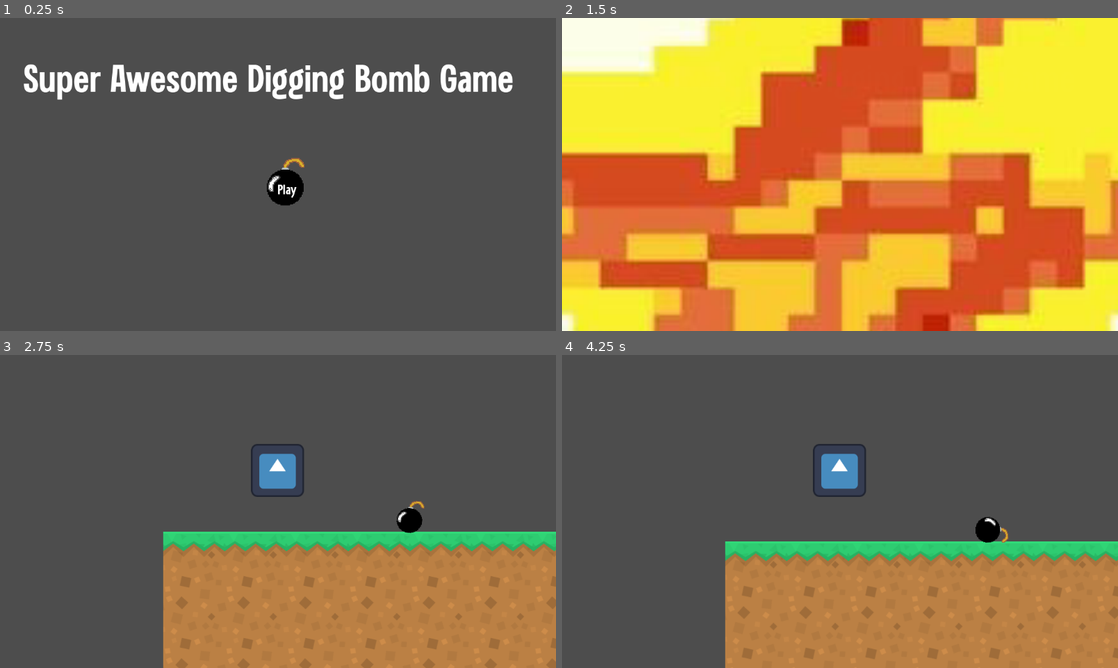
Above: before the commit, frames 1-4 (two rows, left to right).
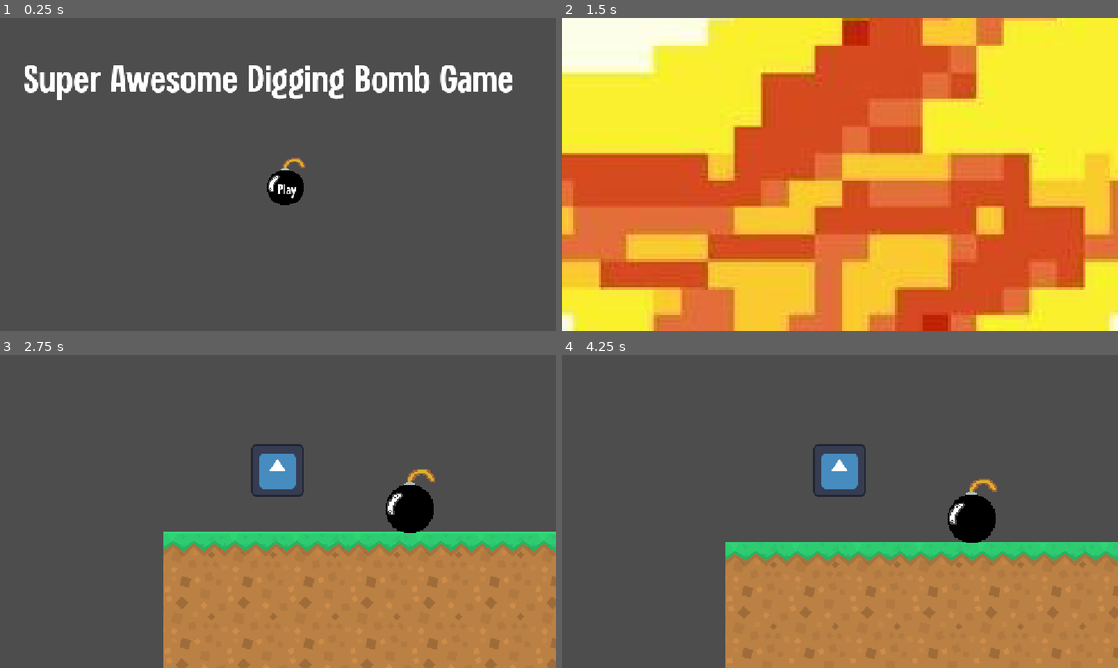
Above: after the commit, the same moments.

Repository: Justiniscoding/Super-Awesome-Game
Game: Godot game, scene res://scenes/Main.tscn
Same seed, same stepped clock (60 frames per second), same inputs: the game is played once before the commit and once after it. The engine's default icon, where the game draws it, is replaced by a stand-in: a white triangle on a blue panel in a dark square.
Inputs:
- Up to frame 1 (0.25 s): no input
- Up to frame 2 (1.5 s): click "Play" at 0.5 s; hold Right (1move_right) from 1.28 s (still down)
- Up to frame 3 (2.75 s): keep holding Right (1move_right); tap Up (1move_up) at 1.52, 2.27 s
- Up to frame 4 (4.25 s): release Right (1move_right) at 2.78 s; hold Left (1move_left) 2.78-3.53 s; hold Right (1move_right) from 3.53 s (still down); tap Up (1move_up) at 3.77 s

The runs differ from the first frame. In frame 1, 1.3% of the frame differs, in the area x 4-93%, y 14-60%; in frame 2, 1.8%, in the area x 0-100%, y 0-100%; in frame 3, 1.1%; in frame 4, 1.5%.

Commit message:
bigger bomb

Diff:
--- a/project.godot
+++ b/project.godot
@@ -21,7 +21,7 @@
 
 [display]
 
-window/stretch/mode="viewport"
+window/stretch/mode="canvas_items"
 
 [input]
 
@@ -56,6 +56,7 @@
 
 [rendering]
 
+textures/canvas_textures/default_texture_filter=0
 rendering_device/driver.windows="d3d12"
 renderer/rendering_method="gl_compatibility"
 renderer/rendering_method.mobile="gl_compatibility"
--- a/scenes/bomb.tscn
+++ b/scenes/bomb.tscn
@@ -12,8 +12,8 @@
 @onready var timer: Timer = $Timer
 @onready var timer_2: Timer = $Timer2
 @onready var collision_shape_2d: CollisionShape2D = $Area2D/CollisionShape2D
-
-var throwVelocity = Vector2(100, -500)
+var exploding = false
+var throwVelocity = Vector2(5, -25)
 # Called when the node enters the scene tree for the first time.
 func _ready() -> void:
 	collision_shape_2d.disabled = true
@@ -29,6 +29,11 @@
 		bombIsThrown = true
 		timer.start()
 
+	if exploding:
+		print(\"exploding\")
+		animated_sprite_2d.rotation = -1 * bomb.rotation
+
+
 
 
 func explode() -> void:
@@ -46,6 +51,7 @@
 func _on_timer_timeout() -> void:
 	animated_sprite_2d.play(\"Explosion\")
 	collision_shape_2d.disabled = false
+	exploding = true
 	timer_2.start()
 
 
@@ -144,7 +150,7 @@
 }],
 "loop": false,
 "name": &"Explosion",
-"speed": 5.0
+"speed": 10.0
 }, {
 "frames": [{
 "duration": 1.0,
@@ -177,10 +183,10 @@
 }]
 
 [sub_resource type="CircleShape2D" id="CircleShape2D_j15uc"]
-radius = 24.331053
+radius = 52.488586
 
 [sub_resource type="SegmentShape2D" id="SegmentShape2D_84slv"]
-a = Vector2(9.010208, -0.90350723)
+a = Vector2(15, -10)
 
 [sub_resource type="SegmentShape2D" id="SegmentShape2D_nxi8k"]
 a = Vector2(-7.30941, -4.424082)
@@ -190,46 +196,49 @@
 a = Vector2(7, 16)
 
 [sub_resource type="CircleShape2D" id="CircleShape2D_84slv"]
-radius = 199.01006
+radius = 336.0952
 
 [node name="Bomb" type="RigidBody2D" unique_id=621203618]
 position = Vector2(34, 14)
+mass = 0.03
 script = SubResource("GDScript_vpdcx")
 
 [node name="AnimatedSprite2D" type="AnimatedSprite2D" parent="." unique_id=1791282722]
-position = Vector2(34.000004, -33.000004)
-scale = Vector2(0.69200164, 0.6848455)
+position = Vector2(34.000004, -33)
+scale = Vector2(1.3173801, 1.3520209)
 sprite_frames = SubResource("SpriteFrames_m3s2y")
-animation = &"Fuse"
+animation = &"Explosion"
 autoplay = "Bomb"
 
 [node name="CollisionShape2D" type="CollisionShape2D" parent="." unique_id=112744700]
-position = Vector2(38.000008, -21.999998)
+position = Vector2(42, -9.999999)
 rotation = -3.3215415
+scale = Vector2(0.8898788, 0.90651864)
 shape = SubResource("CircleShape2D_j15uc")
 
 [node name="CollisionShape2D2" type="CollisionShape2D" parent="." unique_id=1580063140]
-position = Vector2(37, -60)
+position = Vector2(40, -76)
 shape = SubResource("SegmentShape2D_84slv")
 
 [node name="CollisionShape2D3" type="CollisionShape2D" parent="." unique_id=328594888]
-position = Vector2(49, -68)
+position = Vector2(62, -94)
 rotation = -1.7563028
 shape = SubResource("SegmentShape2D_nxi8k")
 
 [node name="CollisionShape2D4" type="CollisionShape2D" parent="." unique_id=789565334]
-position = Vector2(57, -69)
+position = Vector2(79, -93)
 shape = SubResource("SegmentShape2D_1hf1o")
 
 [node name="Timer" type="Timer" parent="." unique_id=239060379]
 wait_time = 1.7999999999999998
 
 [node name="Timer2" type="Timer" parent="." unique_id=1026356175]
+wait_time = 0.5
 
 [node name="Area2D" type="Area2D" parent="." unique_id=1399334668]
 
 [node name="CollisionShape2D" type="CollisionShape2D" parent="Area2D" unique_id=343007850]
-position = Vector2(-2, -32)
+position = Vector2(39, 20)
 shape = SubResource("CircleShape2D_84slv")
 
 [connection signal="timeout" from="Timer" to="." method="_on_timer_timeout"]
